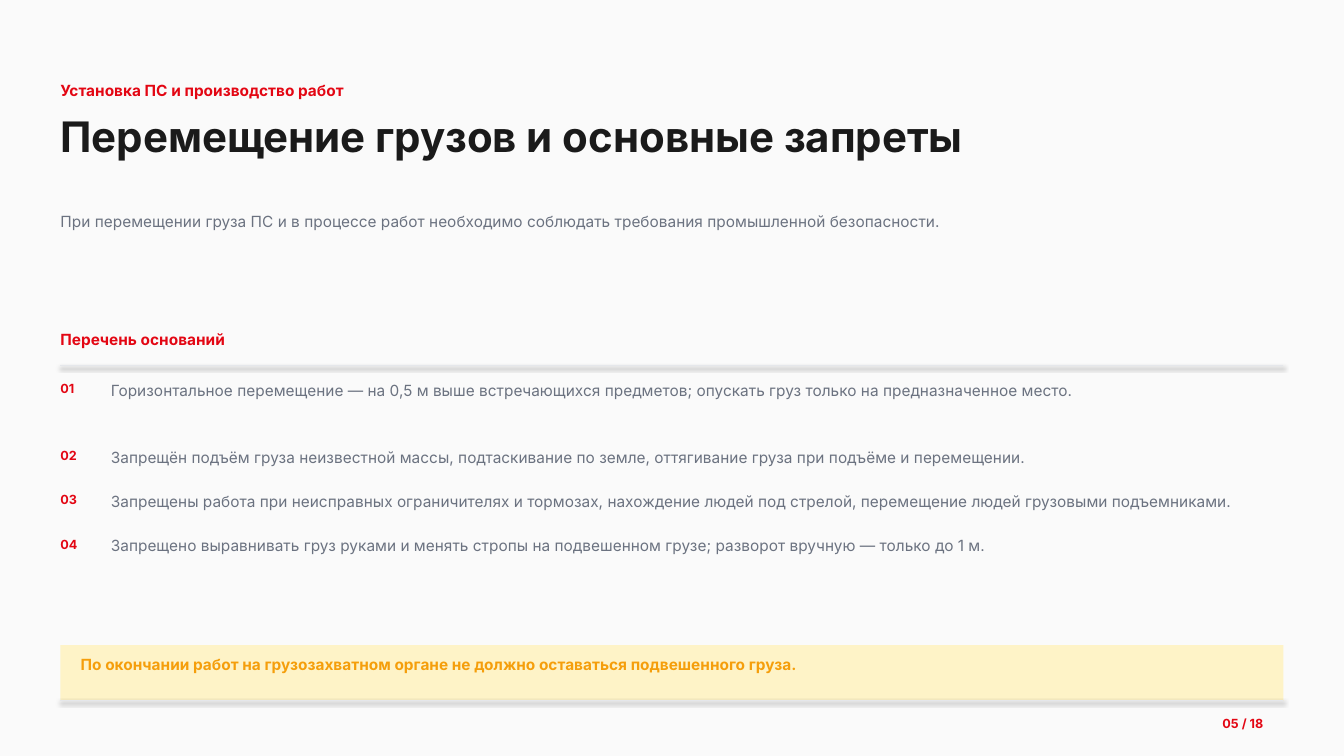
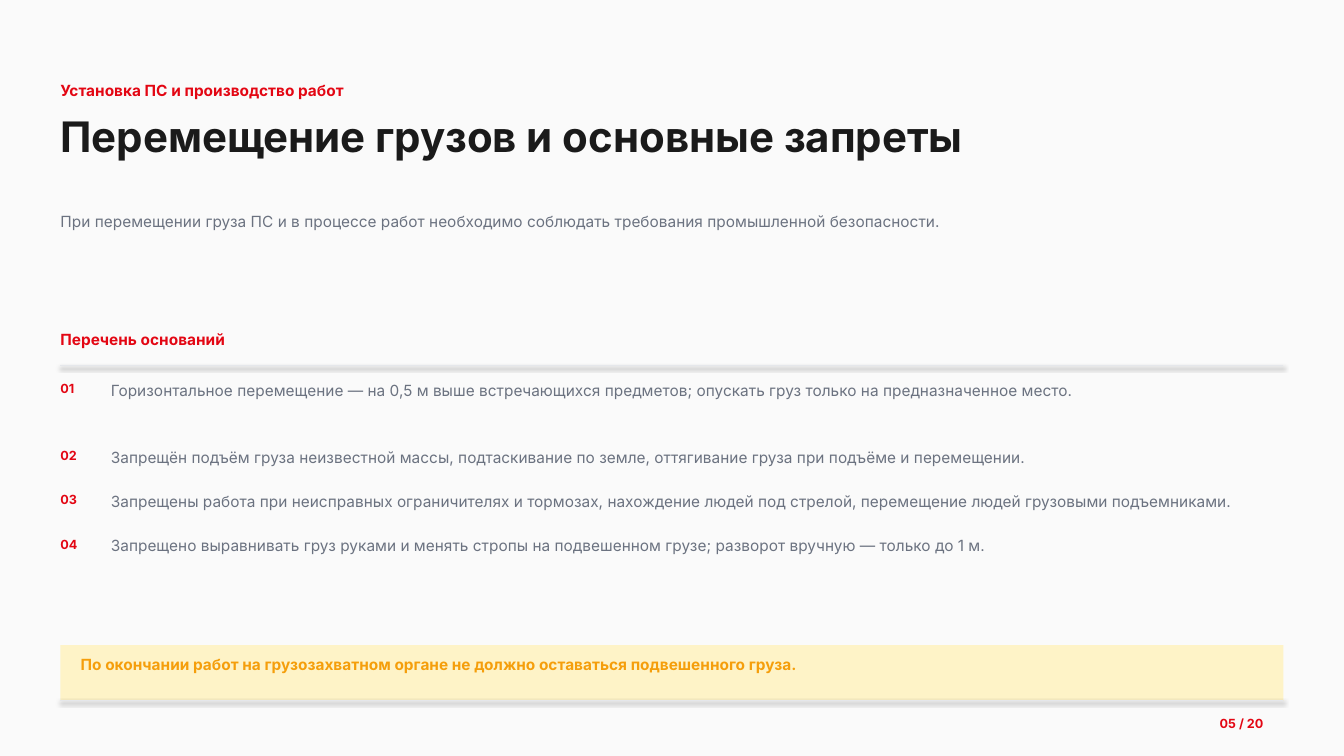
Before and after one commit to lysakalenushka-hash/-, a slide deck: slide 5 of Презентация_ПС_обновленная.pptx. Drawn at 1344x756 pixels with LibreOffice and Linux fonts; fonts in the diff are those of the drawing. Boxes give left, top, right and bottom in pixels: in the first picture for what was removed or moved away, otherwise in the second. Text is boxed around its words. In the diff, an @@ line names an element or a change of style, - is before the commit and + after.

```diff
--- a/Презентация_ПС_обновленная.pptx
+++ b/Презентация_ПС_обновленная.pptx
@@ text at <box>1220,718,1263,728</box>: text changed @@
-05 / 18
+05 / 20
```
Also in this commit, not shown: 17 other slides changed, 2 slides added, 21 other files.
